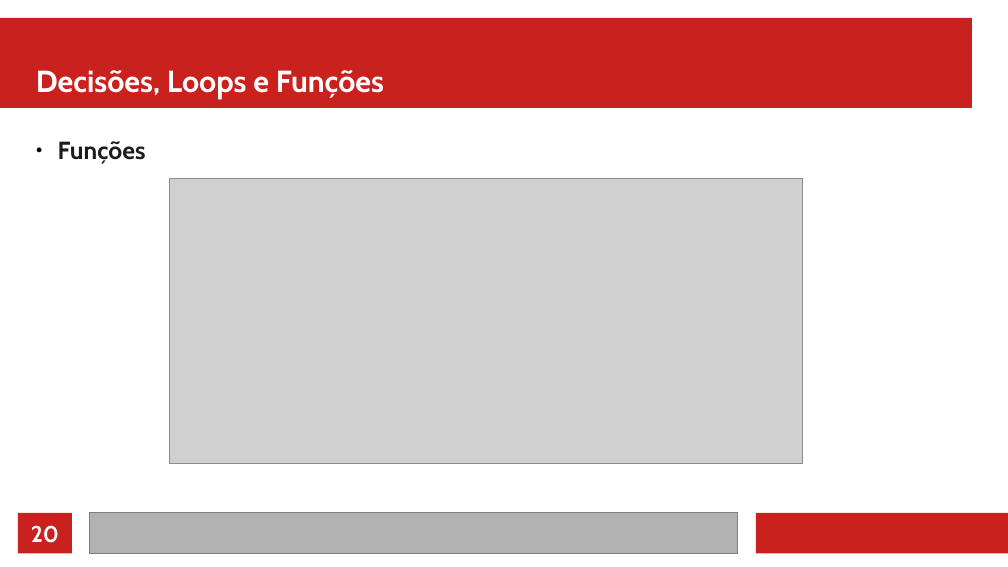
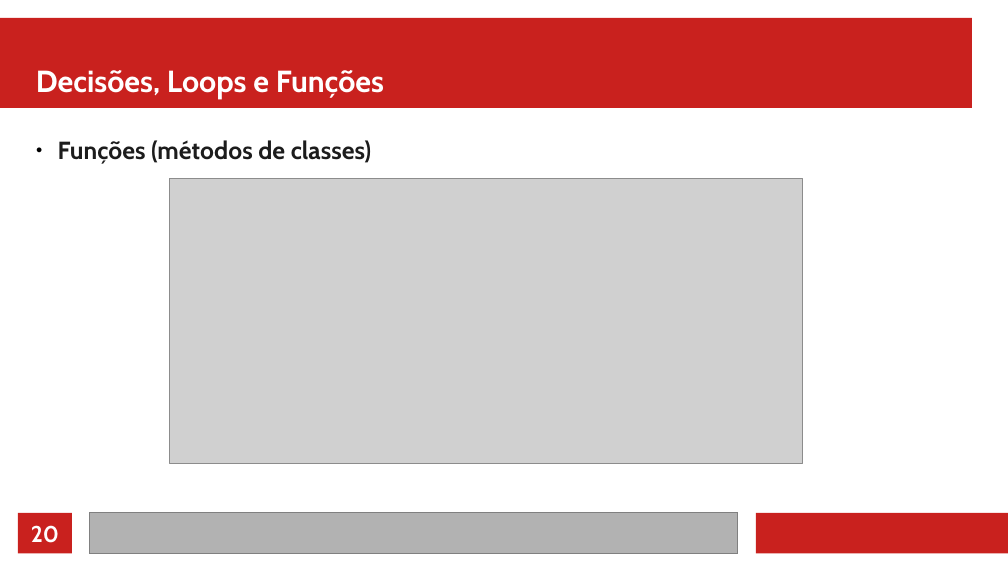
Before and after one commit to jeffersoncarvalho/ufc_2022_1, a slide deck: slide 20 of PD/02 - Ifs Loops e Funções.odp. Drawn at 1008x567 pixels with LibreOffice and Linux fonts; fonts in the diff are those of the drawing; grey boxes stand for pictures. Boxes give left, top, right and bottom in pixels: in the first picture for what was removed or moved away, otherwise in the second. Text is boxed around its words. In the diff, an @@ line names an element or a change of style, - is before the commit and + after.

```diff
--- a/PD/02 - Ifs Loops e Funções.odp
+++ b/PD/02 - Ifs Loops e Funções.odp
@@ text at box(58, 140, 371, 164): text changed @@
-● Funções
+● Funções (métodos de classes)
```
Also in this commit, not shown: 3 other slides changed, 14 slides added, 35 other files.
